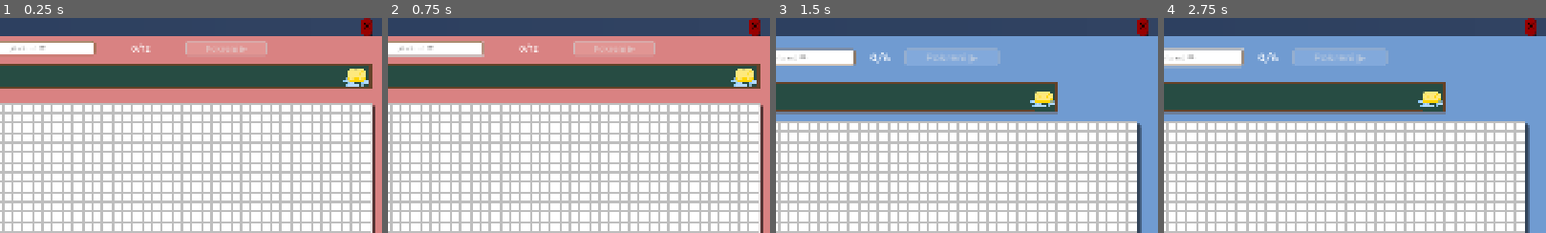
Above: before the commit, frames 1-4 (left to right).
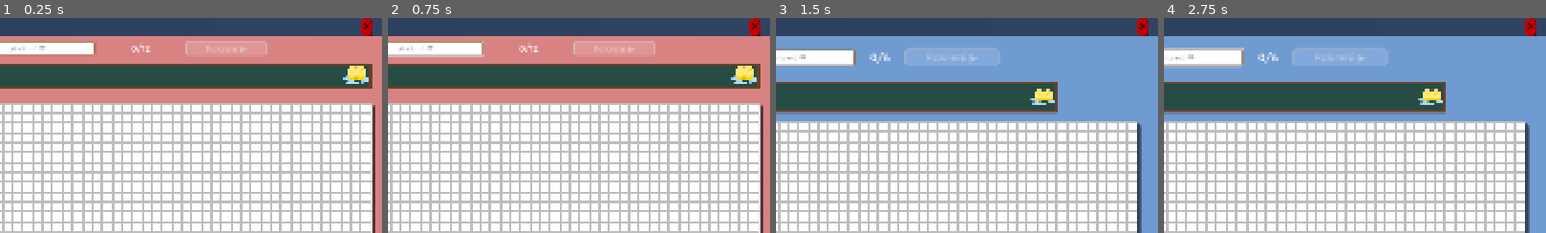
Above: after the commit, the same moments.

Repository: M1tri/misos-projekat-public
Game: Godot game, scene res://misos-projekat/Scenes/main.tscn
Two runs of this game, one before a commit and one after it. Both use one fixed random seed, a clock stepped at 60 frames per second and the inputs below.
Inputs (mouse positions are % of the whole screen's width and height, from its top left):
- Up to frame 1 (0.25 s): no input
- Up to frame 2 (0.75 s): click (54, 7) at 0.52 s; type "12" at 0.6 s
- Up to frame 3 (1.5 s): click "Arithmetic" at 1.25 s
- Up to frame 4 (2.75 s): click (51, 9) at 2.02 s; type "12" at 2.1 s
The pictures show only the part of the screen within x 50-100%, y 0-50%; the shares and areas given below are measured in that part.

The runs differ from the first frame. In frame 1, 0.6% of the frame differs, in the area x 89-98%, y 0-32%; in frame 2, 0.6%; in frame 3, 0.6%; in frame 4, 0.6%.

Commit message:
Dodatne izmene

Diff:
--- a/misos-projekat/Scenes/Arithmetic/arithmetic_coding.gd
+++ b/misos-projekat/Scenes/Arithmetic/arithmetic_coding.gd
@@ -49,6 +49,8 @@
 		}
 	)
 
+	notebook.set_font_size(24)
+
 	start_button.disabled = true
 
 func input_changed(new_text : String):
@@ -165,7 +167,7 @@
 		"3) Početni interval [0,1) deli se prema verovatnoćama simbola. " +
 		"Za svaki simbol izračunava dužina podintervala po formuli:\n" +
 		"(G−D)⋅P(s)\nG - gornja granica intervala\nD - donja granica intervala " +
-		"Dodavanjem te dužine na trenutnu poziciju dobija se gornja granica podintervala. ",
+		"Dodavanjem te dužine na trenutnu donju granicu dobija se gornja granica podintervala. ",
 		2.0
 	)
 
@@ -183,7 +185,7 @@
 
 		var msg : String = ""
 		msg += "Simbol " + str(cur) + ":\n"
-		msg += "Trenutna pozicija: " + str(prev) + "\n"
+		msg += "Trenutna donja granica: " + str(prev) + "\n"
 		msg += "(G - D) * P(" + cur + ") = (1 - 0) * " + str(count[cur]).pad_decimals(2) + " = " + str(count[cur]).pad_decimals(2) + "\n"
 		var new : float = prev + count[cur]
 		msg += str(prev).pad_decimals(2) + " + " + str(count[cur]).pad_decimals(2) + " = " + str(new).pad_decimals(2)
@@ -273,14 +275,14 @@
 	await notebook.add_button("Dalje").pressed
 
 	notebook.display_text(
-		"Proces dekodiranja može se posmatrati kao postepeno određivanje položaja kodne " +
-		"vrednosti unutar sve užih intervala. U svakom koraku kodna vrednost ostaje u okviru trenutnog " +
-		"intervala, dok se izborom odgovarajućeg podintervala određuje naredni simbol. Isti postupak se " +
-		"ponavlja sve dok se ne dobiju svi simboli originalne poruke.",
-		2.0
-	)
-
-	notebook.clear_buttons()
+		"Proces dekodiranja se zasniva na postepenom određivanju simbola. " +
+		"U svakom koraku bira se odgovarajući podinterval u kome se nalazi kodna vrednost. " +
+		"Postupak se ponavlja sve dok se ne dobiju svi simboli originalne poruke.",
+		2.0
+	)
+
+	notebook.clear_buttons()
+	inputDisplay.reset_highlight()
 	await notebook.add_button("Pokreni dekodiranje").pressed
 
 	await arithmeticCodingVisualizer.beggin_decompression()
--- a/misos-projekat/Scenes/Arithmetic/arithmetic_coding.tscn
+++ b/misos-projekat/Scenes/Arithmetic/arithmetic_coding.tscn
@@ -287,16 +287,16 @@
 offset_right = 1015.0
 offset_bottom = 84.0
 theme_override_constants/margin_left = 947
-theme_override_constants/margin_top = 8
+theme_override_constants/margin_top = 9
 theme_override_constants/margin_right = 8
-theme_override_constants/margin_bottom = 8
+theme_override_constants/margin_bottom = 14
 
 [node name="Panel" type="Panel" parent="GUI/HBoxContainer/InputAndVisual/InputDisplay/RichTextLabel/EraserPanel" unique_id=1695366157]
 layout_mode = 2
 theme_override_styles/panel = SubResource("StyleBoxFlat_x6mlg")
 
 [node name="Eraser" type="Sprite2D" parent="GUI/HBoxContainer/InputAndVisual/InputDisplay/RichTextLabel" unique_id=806554740]
-position = Vector2(975, 44)
+position = Vector2(975, 40)
 scale = Vector2(1, 0.890625)
 texture = ExtResource("4_yo0gj")
 script = ExtResource("6_x6mlg")
--- a/misos-projekat/Scenes/LZW/lzw_coding.gd
+++ b/misos-projekat/Scenes/LZW/lzw_coding.gd
@@ -74,7 +74,7 @@
 	notebook.clear_buttons()
 
 	notebook.display_text(
-		"Kodiranje pomoću LZW algoritma započinje inicijalizacijom rečnika, koji na početku " +
+		"1) Kodiranje pomoću LZW algoritma započinje inicijalizacijom rečnika, koji na početku " +
 		"sadrži pojedinačne karaktere. U većini implementacija rečnik se inicijalizuje sa svih 255 " +
 		"ASCII karaktera, u ovom demonstrativnom programu smatramo da rečnik već sadrži sve pojedinačne " +
 		"karaktere koje korisnici mogu uneti u ulazni niz, sa svojim odgovarajućim ASCII kodom.",
@@ -116,7 +116,7 @@
 	notebook.clear_text()
 
 	notebook.display_text(
-		"Tokom kodiranja koriste se dve oznake. P predstavlja trenutno posmatrani podniz, dok C " +
+		"2) Tokom kodiranja koriste se dve oznake. P predstavlja trenutno posmatrani podniz, dok C " +
 		"predstavlja sledeći karakter iz ulaznog niza. Na početku se prvi karakter ulaznog niza postavlja u " +
 		"P. Zatim se uzima sledeći karakter i označava sa C. Posmatra se podniz formiran spajanjem P i C, " +
 		"odnosno P + C. ",
@@ -237,6 +237,7 @@
 
 		notebook.clear_text()
 		notebook.clear_buttons()
+		inputDisplay.reset_highlight()
 
 	return finished
 
@@ -245,7 +246,7 @@
 	notebook.clear_text()
 
 	notebook.display_text(
-		"Postupak LZW dekodiranja zasniva se na ponovnom formiranju rečnika koji je korišćen " +
+		"3) Postupak LZW dekodiranja zasniva se na ponovnom formiranju rečnika koji je korišćen " +
 		"tokom kodiranja. Rečnik formiran tokom kodiranja ne prenosi se zajedno sa kompresovanim " +
 		"nizom, već ga dekoder samostalno ponovo kreira tokom procesa dekompresije. ",
 		2.0
@@ -308,7 +309,7 @@
 	decoded.add_substr(s)
 	code_pos += 1
 
-	lzw_step_table.add_step("Old= " + str(old) + ", S= " + s)
+	lzw_step_table.add_step("Old = [color=red]" + str(old) + "[/color] | S = [color=blue]" + s + "[/color]")
 
 	var first_step_text : String = ""
 	first_step_text += "Prvi kod u kompresovanom nizu je [color=red]" + str(codes[0]) + "[/color], "
@@ -423,7 +424,7 @@
 	old = new
 
 	lzw_step_table.add_step(
-		"Old= [color=red]" + str(old) + "[/color]| S= [color=green]" + s + "[/color]| New= [color=blue]" + str(new) + "[/color]| C= " + c
+		"Old = [color=red]" + str(old) + "[/color] | S = [color=green]" + s + "[/color] | New = [color=blue]" + str(new) + "[/color] | C = " + c
 	)
 
 	notebook.clear_buttons()
--- a/misos-projekat/Scenes/LZW/lzw_coding.tscn
+++ b/misos-projekat/Scenes/LZW/lzw_coding.tscn
@@ -406,10 +406,10 @@
 offset_top = -1.0
 offset_right = 1309.0
 offset_bottom = 67.0
-theme_override_constants/margin_left = 1200
-theme_override_constants/margin_top = 8
+theme_override_constants/margin_left = 1202
+theme_override_constants/margin_top = 9
 theme_override_constants/margin_right = 8
-theme_override_constants/margin_bottom = 8
+theme_override_constants/margin_bottom = 9
 
 [node name="Panel" type="Panel" parent="GUI/HBoxContainer/Visualization/Display/RichTextLabel/EraserPanel" unique_id=1243567592]
 layout_mode = 2
@@ -417,7 +417,7 @@
 
 [node name="Eraser" type="Sprite2D" parent="GUI/HBoxContainer/Visualization/Display/RichTextLabel" unique_id=1906579821]
 texture_filter = 1
-position = Vector2(1269, 37)
+position = Vector2(1269, 31)
 texture = ExtResource("9_551te")
 script = ExtResource("10_lusi1")
 
--- a/misos-projekat/Scenes/ShannonFano/shannon_fano.gd
+++ b/misos-projekat/Scenes/ShannonFano/shannon_fano.gd
@@ -100,7 +100,7 @@
 
 func start_input_analysis():
 	notebook.display_text(
-		"Proces kodiranja Shannon-Fano algoritmom zasniva se na određivanju učestalosti simbola " +
+		"1) Proces kodiranja Shannon-Fano algoritmom zasniva se na određivanju učestalosti simbola " +
 		"u ulaznom nizu i njihovom postepenom razdvajanju u grupe. Pre samog formiranja koda " +
 		"potrebno je odrediti koliko se puta svaki simbol pojavljuje",
 		2.0
@@ -122,7 +122,7 @@
 		notebook.clear_buttons()
 
 		notebook.display_text(
-			"Nakon prebrojavanja, simboli se sortiraju prema " +
+			"2) Nakon prebrojavanja, simboli se sortiraju prema " +
 			"opadajućem broju pojavljivanja. Tako se najčešće zastupljeni simboli nalaze na početku liste, dok " +
 			"se ređi simboli nalaze na njenom kraju",
 			2.0
@@ -140,7 +140,7 @@
 		notebook.clear_text()
 
 		notebook.display_text(
-			"Sledeći korak predstavlja formiranje stabla. ",
+			"3) Sledeći korak predstavlja formiranje stabla. ",
 			1.0
 		)
 
@@ -232,7 +232,7 @@
 	notebook.clear_text()
 
 	notebook.display_text(
-		"Na osnovu formiranog stabla mogu se odrediti kodne reči pojedinačnih simbola. Kod se " +
+		"4) Na osnovu formiranog stabla mogu se odrediti kodne reči pojedinačnih simbola. Kod se " +
 		"dobija praćenjem putanje od korena do lista i zapisivanjem vrednosti grana, pri čemu leva grana " +
 		"predstavlja 0, a desna 1",
 		2.0
@@ -257,7 +257,7 @@
 func show_coding():
 	notebook.clear_buttons()
 	notebook.display_text(
-		"Ove kodne reči se zatim koriste za predstavljanje simbola u procesu Shannon-Fano " +
+		"5) Ove kodne reči se zatim koriste za predstavljanje simbola u procesu Shannon-Fano " +
 		"kodiranja. Za dati ulazni niz, svaki simbol se zamenjuje odgovarajućom kodnom rečju. ",
 		2.0
 	)
@@ -319,13 +319,14 @@
 	notebook.clear_text()
 
 	notebook.display_text(
-		"U ovom radu usvojeno je pravilo da leva grana ima vrednost 0, a desna 1, " +
+		"U ovoj aplikaciji usvojeno je pravilo da leva grana ima vrednost 0, a desna 1, " +
 		"dok bi izbor leve grane kao 1, a desne kao 0 doveo do drugačijih kodnih reči, " +
 		"princip kodiranja i dekodiranja bi ostao isti. Bitno je da se izabrano " +
 		"pravilo dosledno primenjuje na celo stablo.",
 		2.0
 	)
 
+	inputDisplay.reset_highlight()
 	notebook.add_button("Pređi na dekodiranje").pressed.connect(show_decoding)
 
 func show_decoding():
@@ -336,7 +337,7 @@
 	code_pos = 0
 
 	notebook.display_text(
-		"Dekodiranje predstavlja obrnut proces u odnosu na kodiranje. Cilj dekodiranja je da se na " +
+		"6) Dekodiranje predstavlja obrnut proces u odnosu na kodiranje. Cilj dekodiranja je da se na " +
 		"osnovu binarnog niza i prethodno formiranog Shannon-Fano stabla ponovo dobije originalni niz " +
 		"simbola. Za razliku od kodiranja, tokom dekodiranja nije potrebno ponovo određivati broj " +
 		"pojavljivanja simbola niti formirati stablo, već se koristi već postojeća struktura stabla.",
@@ -390,8 +391,8 @@
 			var symbol : String = curr_node.get_symbol()
 
 			notebook.display_text(
-				"Dosli smo do lista koji odgovara simbolu " + symbol + " " +
-				"sada njega pisemo na izlaz i vracamo se na koren stabla",
+				"Došli smo do lista koji odgovara simbolu " + symbol + " " +
+				"sada njega pišemo na izlaz i vraćamo se na koren stabla",
 				2.0
 			)
 
--- a/misos-projekat/Scenes/main.tscn
+++ b/misos-projekat/Scenes/main.tscn
@@ -93,7 +93,7 @@
 corner_radius_bottom_left = 10
 
 [sub_resource type="StyleBoxFlat" id="StyleBoxFlat_2g1ya"]
-bg_color = Color(0.6, 0, 0, 1)
+bg_color = Color(0.7804863, 0.0014986712, 0.00082168815, 1)
 corner_radius_top_left = 10
 corner_radius_top_right = 10
 corner_radius_bottom_right = 10
